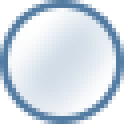
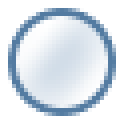
Layered file, before and after one edit (128×128). Changes by layer:
added layer "Слой 4" above "Слой 3" over (16, 16, 108, 108)
hid "Слой 2" over (8, 8, 116, 116)
